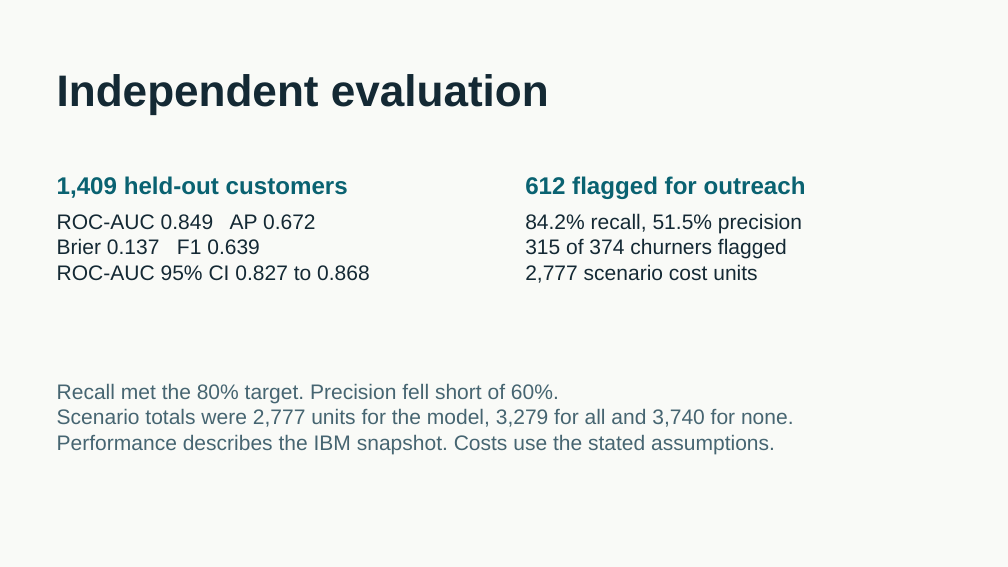
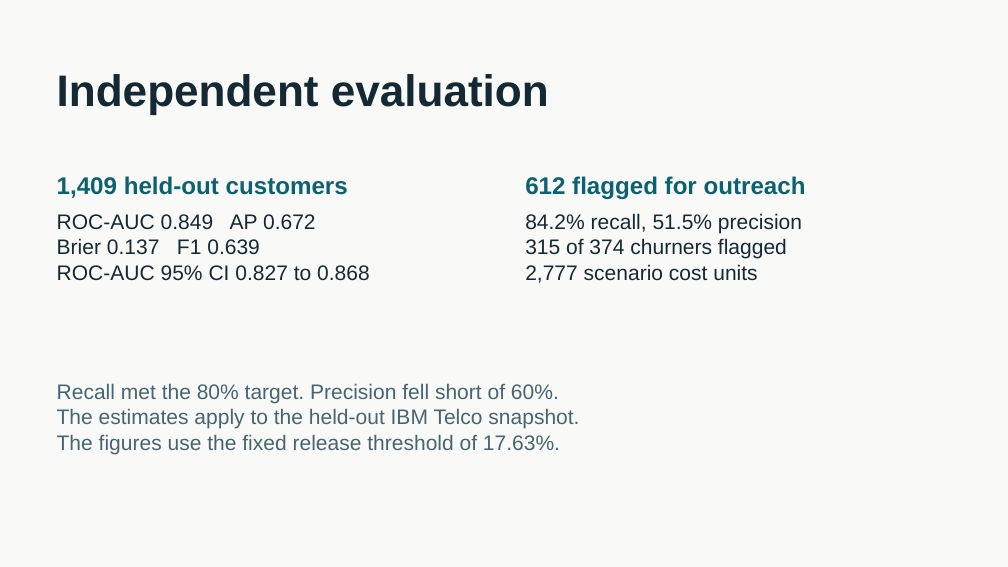
Before and after one commit to feras17009-stack/customer-churn-group-6, a slide deck: slide 6 of reports/churn_project_pitch.pptx. Drawn at 1008x567 pixels with LibreOffice and Linux fonts; fonts in the diff are those of the drawing. Boxes give left, top, right and bottom in pixels: in the first picture for what was removed or moved away, otherwise in the second. Text is boxed around its words. In the diff, an @@ line names an element or a change of style, - is before the commit and + after.

```diff
--- a/reports/churn_project_pitch.pptx
+++ b/reports/churn_project_pitch.pptx
@@ text at <box>57,408,579,454</box>: text changed @@
-Scenario totals were 2,777 units for the model, 3,279 for all and 3,740 for none.
-Performance describes the IBM snapshot. Costs use the stated assumptions.
+The estimates apply to the held-out IBM Telco snapshot.
+The figures use the fixed release threshold of 17.63%.
```
Also in this commit, not shown: 2 slides added, 1 slide removed, 1 other file.
